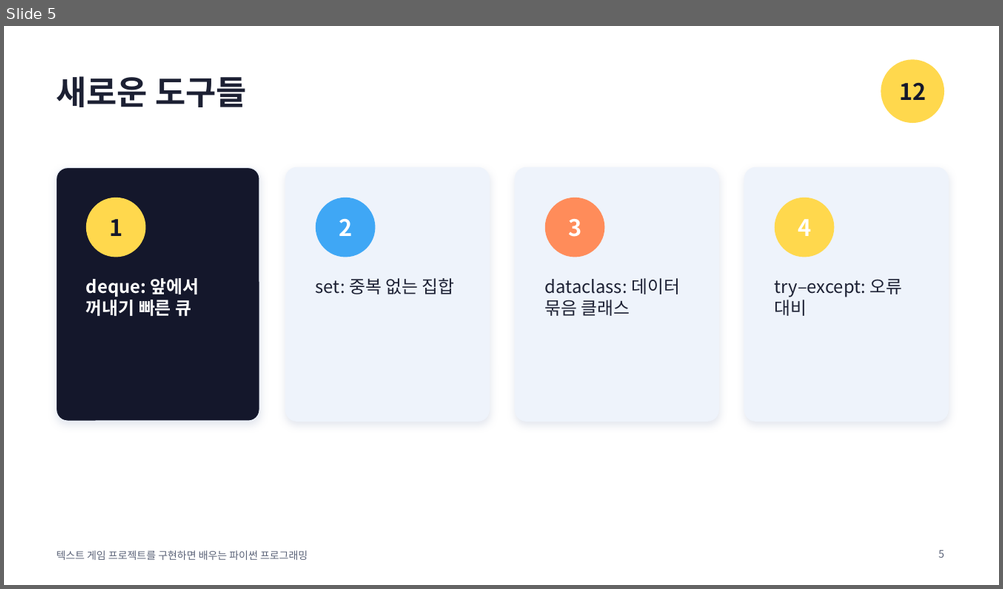
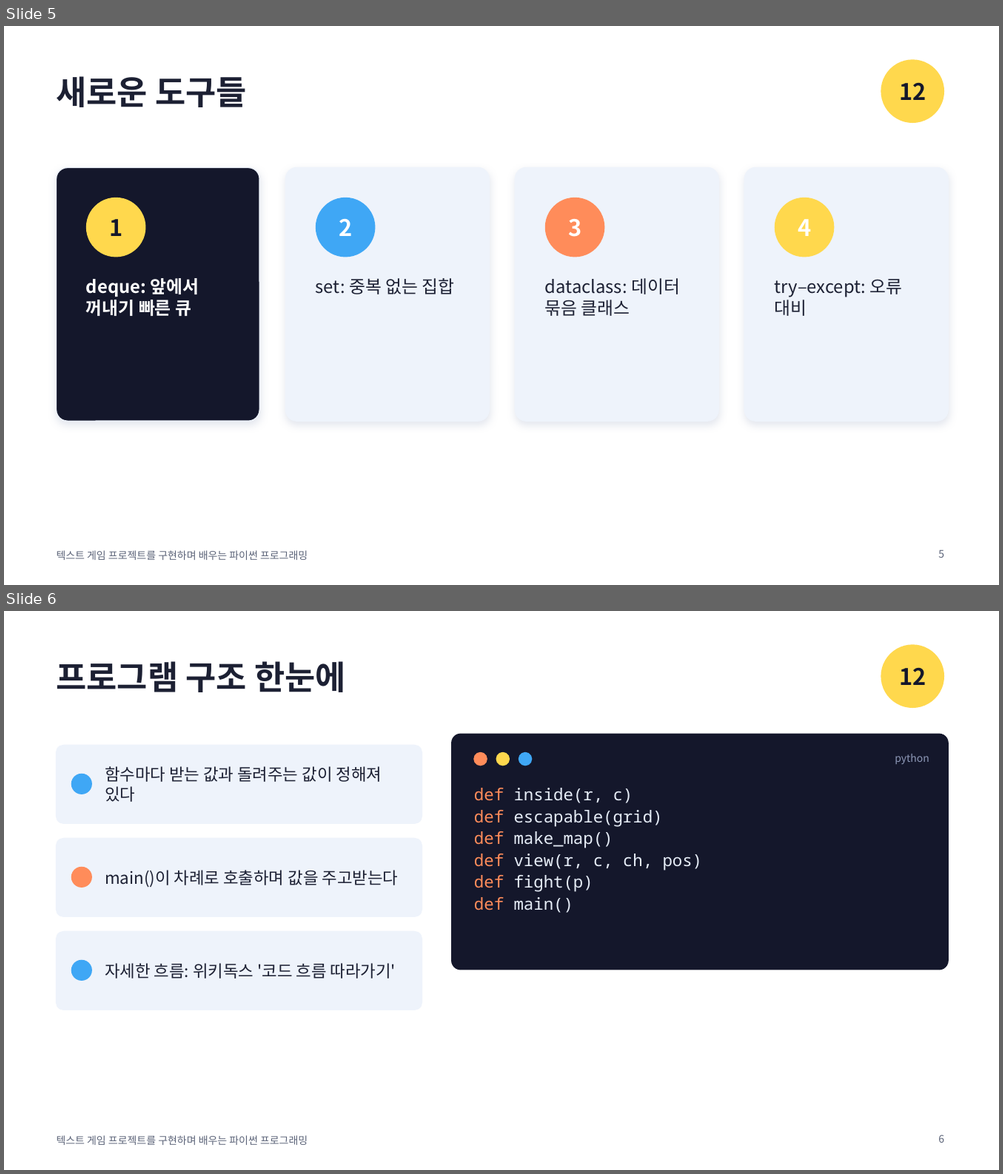
Before and after one commit to nabilera1/python_lecture_game_pingpong, a slide deck: slides/12-dungeon-bfs.pptx. Shown one above the other, each under a label of ours: slide 5 before the commit, slides 5 and 6 after it. The pictures are 1003x589 and 1003x1174 pixels, drawn with LibreOffice and Linux fonts; fonts in the diff are those of the drawing. Boxes give left, top, right and bottom in pixels: in the first picture for what was removed or moved away, otherwise in the second. Text is boxed around its words. In the diff, an @@ line names an element or a change of style, - is before the commit and + after.

```diff
--- a/slides/12-dungeon-bfs.pptx
+++ b/slides/12-dungeon-bfs.pptx
@@ slide 6 added at (4,611,999,1170), background #FFFFFF; not listed: 1 template element that a slide beside it also shows @@
@@ ellipse added at (881,644,944,708), fill #FFD84D @@
@@ title added at (57,661,346,692), 32 pt, text #1C2033, bold @@
+프로그램 구조 한눈에
@@ text added at (899,667,925,685), 22 pt, text #14172B, bold @@
+12
@@ rounded rectangle added at (452,734,948,970), fill #14172B, outline #14172B 1 pt @@
@@ rounded rectangle added at (57,745,422,823), fill #EEF3FB, outline #EEF3FB 1 pt @@
@@ ellipse added at (474,753,486,766), fill #FF8C5A, outline #FF8C5A 1 pt @@
@@ ellipse added at (496,753,509,766), fill #FFD84D, outline #FFD84D 1 pt @@
@@ ellipse added at (519,753,532,766), fill #3FA7F5, outline #3FA7F5 1 pt @@
@@ text added at (894,754,929,764), 10 pt, text #8E99B8 @@
+python
@@ ellipse added at (71,774,92,795), fill #3FA7F5 @@
@@ text added at (105,766,382,802), 16 pt, text #1C2033 @@
+함수마다 받는 값과 돌려주는 값이 정해져 있다
@@ text added at (474,788,703,913), 16 pt, text #E6EDF7 @@
+def inside(r, c)
+def escapable(grid)
+def make_map()
+def view(r, c, ch, pos)
+def fight(p)
+def main()
@@ rounded rectangle added at (57,839,422,917), fill #EEF3FB, outline #EEF3FB 1 pt @@
@@ ellipse added at (71,867,92,888), fill #FF8C5A @@
@@ text added at (105,870,398,888), 16 pt, text #1C2033 @@
+main()이 차례로 호출하며 값을 주고받는다
@@ rounded rectangle added at (57,932,422,1010), fill #EEF3FB, outline #EEF3FB 1 pt @@
@@ ellipse added at (71,960,92,981), fill #3FA7F5 @@
@@ text added at (105,963,396,979), 16 pt, text #1C2033 @@
+자세한 흐름: 위키독스 '코드 흐름 따라가기'
@@ page number added at (938,1135,944,1143), 10 pt, text #5B6378 @@
+6
@@ slide 5 changed as well @@
@@ text at (57,551,307,560): text changed @@
-텍스트 게임 프로젝트를 구현하면 배우는 파이썬 프로그래밍
+텍스트 게임 프로젝트를 구현하며 배우는 파이썬 프로그래밍
```
Also in this commit, not shown: 7 other slides changed, 1 other slide added, 54 other files.
